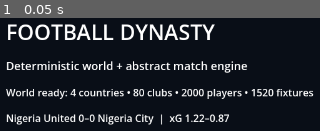
Above: before the commit, frame 1.
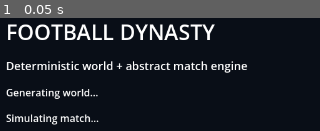
Above: after the commit, the same moment.

Repository: eghosa001/football-manager
Game: Godot game, scene res://game/scenes/main.tscn
The game is run twice, just before and just after one commit, with the same random seed, the same clock (stepped at 60 frames per second) and the same inputs.
Inputs:
- Up to frame 1 (0.05 s): no input

The runs differ from the first frame. In frame 1, 6.4% of the frame differs, in the area x 1-99%, y 62-95%.
Error after the commit: Parse Error: Cannot infer the type of "first_name" variable because the value doesn't have a set type. (res://simulation/world/world_generator.gd:60)

Commit message:
Make world generation stateless and deterministic

Diff:
--- a/simulation/world/world_generator.gd
+++ b/simulation/world/world_generator.gd
@@ -10,12 +10,12 @@
 const FIRST_NAMES := ["Daniel", "Victor", "Samuel", "David", "Ibrahim", "Michael", "Joseph", "Emmanuel", "Tobi", "Kelvin", "Musa", "Peter", "Ahmed", "John", "Chinedu", "Seyi"]
 const LAST_NAMES := ["Okoro", "Mensah", "Diallo", "Banda", "Mokoena", "Abdullahi", "Adeyemi", "Kamara", "Ndlovu", "Boateng", "Ibrahim", "Dlamini", "Osei", "Eze", "Sow", "Yusuf"]
 const POSITIONS := ["GK", "DR", "DC", "DC", "DL", "DM", "MC", "MC", "AMR", "AML", "ST", "ST"]
+const STAFF_ROLES := ["manager", "assistant", "coach", "scout", "physio"]
 
 func create_world(seed: int, country_count: int = 4, clubs_per_country: int = 20, players_per_club: int = 25) -> Dictionary:
 	assert(country_count > 0 and country_count <= COUNTRY_NAMES.size())
 	assert(clubs_per_country >= 2 and clubs_per_country % 2 == 0)
 	assert(players_per_club >= 11)
-	var rng = SeededRngClass.new(seed)
 	var world := {
 		"seed": seed,
 		"date": "2026-07-01",
@@ -29,58 +29,60 @@
 	}
 
 	for country_index in range(country_count):
-		var country_id: String = rng.stable_id("country")
-		var youth_rating: int = rng.randi_range(45, 82)
-		var country: Dictionary = Models.country(country_id, COUNTRY_NAMES[country_index], COUNTRY_CODES[country_index], youth_rating)
-		world.countries.append(country)
+		var country_id := _id("country", seed, [country_index])
+		var youth_rating := _rand_int(seed, 10_000 + country_index, 45, 82)
+		world.countries.append(Models.country(country_id, COUNTRY_NAMES[country_index], COUNTRY_CODES[country_index], youth_rating))
+
 		var club_ids: Array = []
 		for club_index in range(clubs_per_country):
-			var club_id: String = rng.stable_id("club")
+			var club_id := _id("club", seed, [country_index, club_index])
 			var club_name: String = "%s %s" % [COUNTRY_NAMES[country_index].split(" ")[0], CITY_WORDS[club_index % CITY_WORDS.size()]]
 			if club_index >= CITY_WORDS.size():
 				club_name += " %d" % (club_index + 1)
-			var reputation: int = rng.randi_range(35, 75)
-			var club: Dictionary = Models.club(club_id, country_id, club_name, reputation)
-			world.clubs.append(club)
+			var reputation_key := 100_000 + country_index * 100 + club_index
+			var reputation := _rand_int(seed, reputation_key, 35, 75)
+			world.clubs.append(Models.club(club_id, country_id, club_name, reputation))
 			club_ids.append(club_id)
-			_generate_staff(world, rng, club_id)
-			_generate_players(world, rng, club_id, players_per_club)
+			_generate_staff(world, seed, country_index, club_index, club_id)
+			_generate_players(world, seed, country_index, club_index, club_id, players_per_club)
 
-		var competition_id: String = rng.stable_id("competition")
+		var competition_id := _id("competition", seed, [country_index])
 		var competition_name := "%s Premier Division" % COUNTRY_NAMES[country_index]
 		world.competitions.append(Models.competition(competition_id, country_id, competition_name, club_ids))
-		world.fixtures.append_array(_round_robin_fixtures(rng, competition_id, club_ids))
+		world.fixtures.append_array(_round_robin_fixtures(seed, country_index, competition_id, club_ids))
 
 	_validate_references(world)
 	return world
 
-func _generate_staff(world: Dictionary, rng, club_id: String) -> void:
-	for role in ["manager", "assistant", "coach", "scout", "physio"]:
-		var first_name: String = rng.pick(FIRST_NAMES)
-		var last_name: String = rng.pick(LAST_NAMES)
-		var name := first_name + " " + last_name
-		var ability: int = rng.randi_range(35, 80)
-		var staff_id: String = rng.stable_id("staff")
-		world.staff.append(Models.staff(staff_id, club_id, name, role, ability))
+func _generate_staff(world: Dictionary, seed: int, country_index: int, club_index: int, club_id: String) -> void:
+	for role_index in range(STAFF_ROLES.size()):
+		var base_key := 1_000_000 + country_index * 100_000 + club_index * 1_000 + role_index * 10
+		var first_name := FIRST_NAMES[_rand_int(seed, base_key + 1, 0, FIRST_NAMES.size() - 1)]
+		var last_name := LAST_NAMES[_rand_int(seed, base_key + 2, 0, LAST_NAMES.size() - 1)]
+		var ability := _rand_int(seed, base_key + 3, 35, 80)
+		var staff_id := _id("staff", seed, [country_index, club_index, role_index])
+		world.staff.append(Models.staff(staff_id, club_id, first_name + " " + last_name, STAFF_ROLES[role_index], ability))
 
-func _generate_players(world: Dictionary, rng, club_id: String, count: int) -> void:
+func _generate_players(world: Dictionary, seed: int, country_index: int, club_index: int, club_id: String, count: int) -> void:
 	for player_index in range(count):
-		var age: int = rng.randi_range(17, 33)
-		var ca: int = rng.randi_range(35, 78)
-		var potential_gain: int = rng.randi_range(0, 25)
-		var potential: int = mini(100, ca + potential_gain)
+		var base_key := 10_000_000 + country_index * 1_000_000 + club_index * 10_000 + player_index * 10
+		var age := _rand_int(seed, base_key + 1, 17, 33)
+		var ca := _rand_int(seed, base_key + 2, 35, 78)
+		var potential_gain := _rand_int(seed, base_key + 3, 0, 25)
+		var potential := mini(100, ca + potential_gain)
+		var first_name := FIRST_NAMES[_rand_int(seed, base_key + 4, 0, FIRST_NAMES.size() - 1)]
+		var last_name := LAST_NAMES[_rand_int(seed, base_key + 5, 0, LAST_NAMES.size() - 1)]
 		var position: String = POSITIONS[player_index % POSITIONS.size()]
-		var player_id: String = rng.stable_id("player")
-		var first_name: String = rng.pick(FIRST_NAMES)
-		var last_name: String = rng.pick(LAST_NAMES)
+		var player_id := _id("player", seed, [country_index, club_index, player_index])
 		var player: Dictionary = Models.player(player_id, club_id, first_name, last_name, age, position, ca, potential)
 		world.players.append(player)
-		var contract_id: String = rng.stable_id("contract")
-		var end_year: int = rng.randi_range(2027, 2031)
-		var weekly_wage: int = rng.randi_range(500, 25_000)
+
+		var contract_id := _id("contract", seed, [country_index, club_index, player_index])
+		var end_year := _rand_int(seed, base_key + 6, 2027, 2031)
+		var weekly_wage := _rand_int(seed, base_key + 7, 500, 25_000)
 		world.contracts.append(Models.contract(contract_id, player.id, club_id, 2026, end_year, weekly_wage))
 
-func _round_robin_fixtures(rng, competition_id: String, input_club_ids: Array) -> Array:
+func _round_robin_fixtures(seed: int, country_index: int, competition_id: String, input_club_ids: Array) -> Array:
 	var teams: Array = input_club_ids.duplicate()
 	var fixtures: Array = []
 	var team_count: int = teams.size()
@@ -91,7 +93,7 @@
 				var b: String = teams[team_count - 1 - pair_index]
 				var home: String = a if (round_index + pair_index + leg) % 2 == 0 else b
 				var away: String = b if home == a else a
-				var fixture_id: String = rng.stable_id("fixture")
+				var fixture_id := _id("fixture", seed, [country_index, leg, round_index, pair_index])
 				fixtures.append(Models.fixture(fixture_id, competition_id, leg * (team_count - 1) + round_index + 1, home, away))
 			var fixed: String = teams[0]
 			var rotating: Array = teams.slice(1)
@@ -99,6 +101,17 @@
 			teams = [fixed]
 			teams.append_array(rotating)
 	return fixtures
+
+func _rand_int(seed: int, key: int, min_value: int, max_value: int) -> int:
+	assert(max_value >= min_value)
+	var span := max_value - min_value + 1
+	return min_value + (SeededRngClass.value_for(seed, key) % span)
+
+func _id(prefix: String, seed: int, parts: Array) -> String:
+	var result := prefix + "-" + str(seed)
+	for part in parts:
+		result += "-" + str(part)
+	return result
 
 func _validate_references(world: Dictionary) -> void:
 	var country_ids := {}
